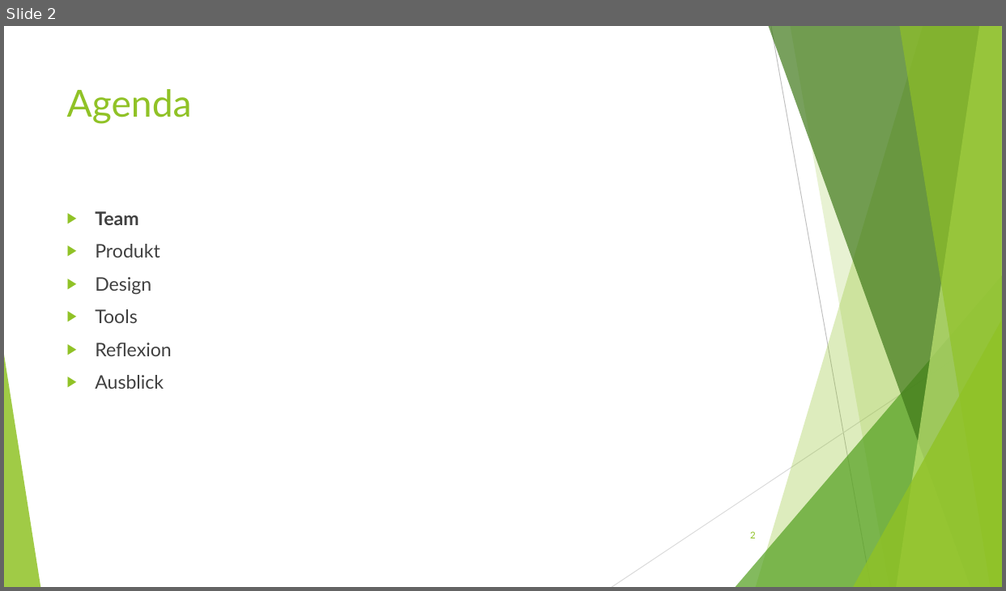
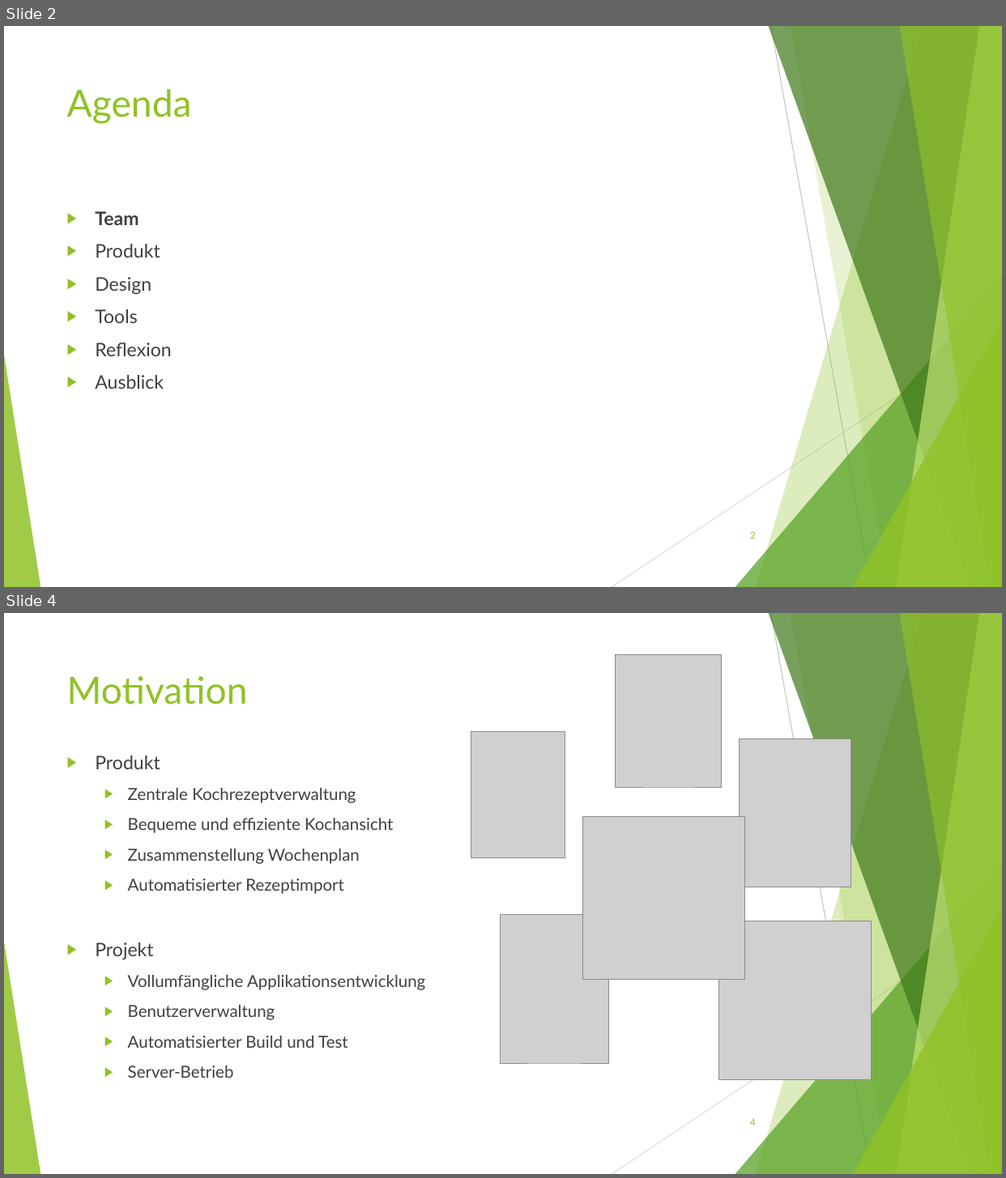
Before and after one commit to BirbsOfPrey/RecipeManager-Project, a slide deck: Präsentation/RecipeManager_Präsentation.pptx. Shown one above the other, each under a label of ours: slide 2 before the commit, slides 2 and 4 after it; the slides between them are not shown. The pictures are 1006x591 and 1006x1178 pixels, drawn with LibreOffice and Linux fonts; fonts in the diff are those of the drawing; grey boxes stand for pictures. Boxes give left, top, right and bottom in pixels: in the first picture for what was removed or moved away, otherwise in the second. Text is boxed around its words. In the diff, an @@ line names an element or a change of style, - is before the commit and + after.

```diff
--- a/Präsentation/RecipeManager_Präsentation.pptx
+++ b/Präsentation/RecipeManager_Präsentation.pptx
@@ slide 4 added at (4, 613, 1002, 1174), background #FFFFFF; not listed: 10 template elements that a slide beside it also shows @@
@@ picture added at (616, 655, 722, 787) @@
@@ title added at (67, 676, 248, 705), 36 pt, text #90C226 @@
+Motivation
@@ picture added at (471, 732, 565, 858) @@
@@ text added at (95, 756, 425, 1078), 16 pt, text #404040 @@
+▶ Produkt
+  ▶ Zentrale Kochrezeptverwaltung
+  ▶ Bequeme und effiziente Kochansicht
+  ▶ Zusammenstellung Wochenplan
+  ▶ Automatisierter Rezeptimport
+▶ Projekt
+  ▶ Vollumfängliche Applikationsentwicklung
+  ▶ Benutzerverwaltung
+  ▶ Automatisierter Build und Test
+  ▶ Server-Betrieb
@@ picture added at (739, 739, 850, 887) @@
@@ picture added at (582, 816, 745, 979) @@
@@ picture added at (501, 914, 609, 1063) @@
@@ picture added at (720, 922, 872, 1080) @@
@@ page number added at (750, 1118, 756, 1126), 9 pt, text #90C226 @@
+4
```
Also in this commit, not shown: 4 slides changed, 11 other slides added, 4 slides removed.
